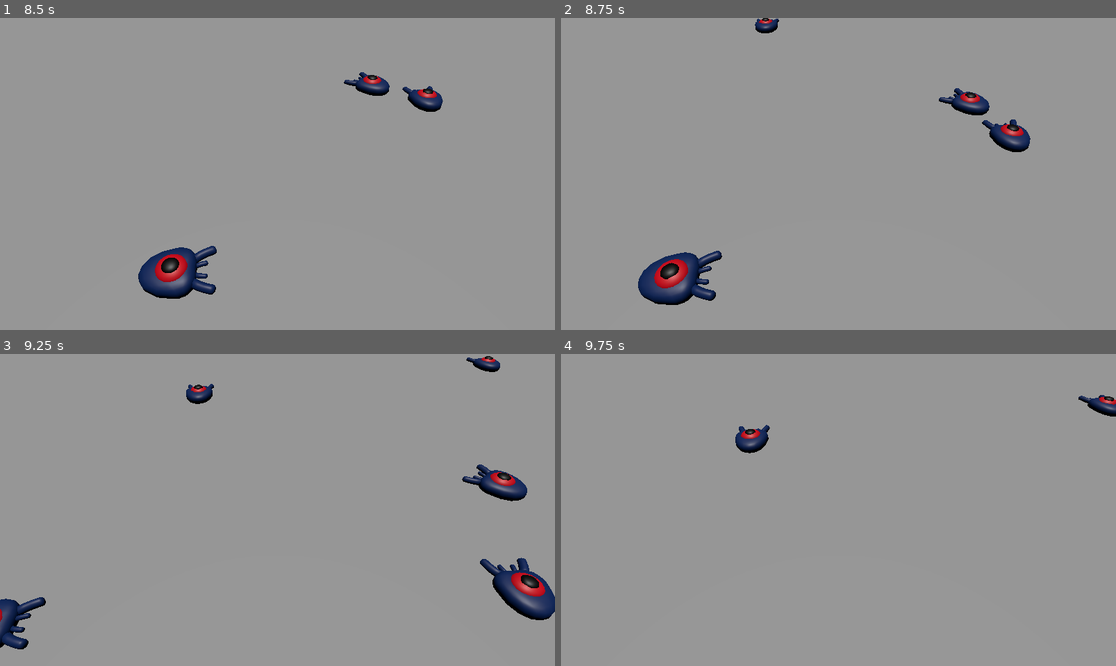
Above: before the commit, frames 1-4 (two rows, left to right).
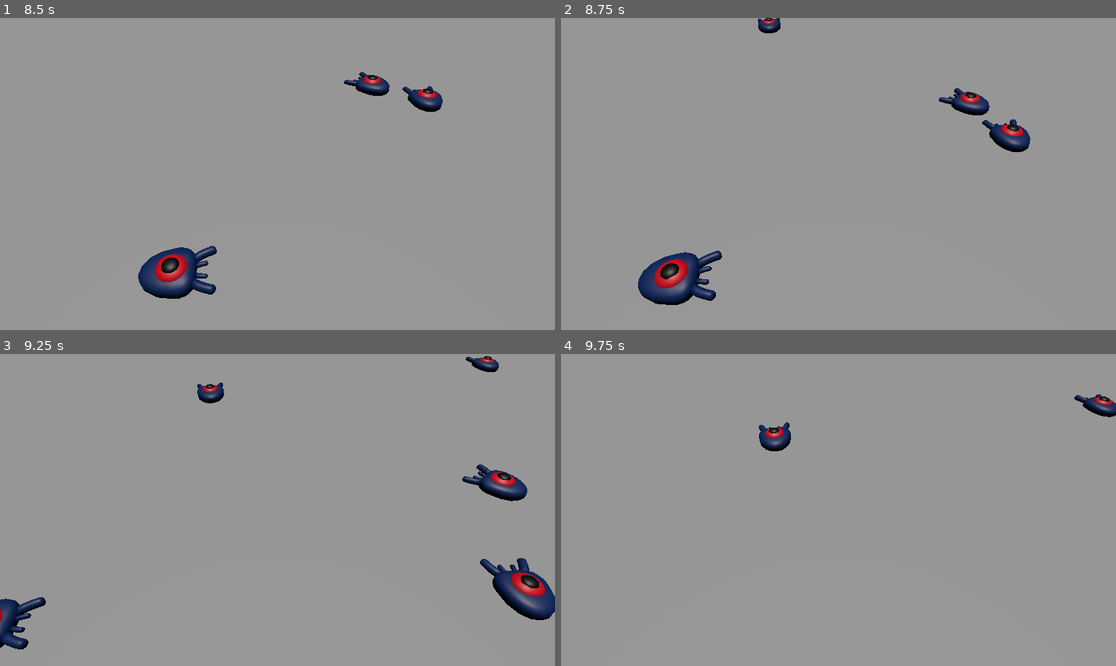
Above: after the commit, the same moments.

Repository: shoul/sqash_the_creeps
Game: Godot game, scene res://main.tscn
The game is run twice, just before and just after one commit, with the same random seed, the same clock (stepped at 60 frames per second) and the same inputs. Before the commit the project has no main scene; this scene is started directly in both runs.
Inputs:
- Up to frame 1 (8.5 s): tap Enter at 0.5 s; hold Right (move_right) 0.53-1.28 s; tap Space (jump) at 0.6, 0.77, 1.07, 1.35, 1.52, 1.82, 2.1, 2.85, 3.02, 3.32, 3.6, 3.77, 4.07, 4.35, 4.52, 4.82, 5.1, 5.85, 6.02, 6.32, 6.6, 6.77, 7.07, 7.35, 7.52, 7.82, 8.1 s; hold Down (move_back) 1.28-2.03 s; hold Right (move_right) 2.03-2.78 s; hold Up (move_forward) 2.78-3.53 s; hold Left (move_left) 3.53-5.03 s; hold Down (move_back) 5.03-5.78 s; hold Right (move_right) 5.78-6.53 s; hold Up (move_forward) 6.53-7.28 s; hold Right (move_right) 7.28-8.03 s; hold Down (move_back) from 8.03 s (still down)
- Up to frame 2 (8.75 s): keep holding Down (move_back)
- Up to frame 3 (9.25 s): release Down (move_back) at 8.78 s; hold Left (move_left) from 8.78 s (still down); tap Space (jump) at 8.85, 9.02 s
- Up to frame 4 (9.75 s): tap Space (jump) at 9.32, 9.6 s; release Left (move_left) at 9.53 s; hold Up (move_forward) from 9.53 s (still down)

Frame 1 is identical in both runs. In frame 2, 0.1% of the frame differs, in the area x 34-40%, y 0-5%; in frame 3, 0.4%; in frame 4, 1.0%, in the area x 31-100%, y 12-32%.
Error after the commit: Invalid operands 'Vector3' and 'float' in operator '>'. (res://player.gd:59)

Commit message:
Add squash mob functionality.

Diff:
--- a/mob.gd
+++ b/mob.gd
@@ -1,9 +1,16 @@
 extends CharacterBody3D
+# Emitted when the player jumped on the mob.
+signal squashed
 
 # Minimum speed of the mob in m / s
 @export var min_speed: int = 10
 # Maximum speed of the mob in m / s
 @export var max_speed: int = 18
+
+
+func squash():
+	squashed.emit()
+	queue_free()
 
 
 func _physics_process(_delta):
--- a/player.gd
+++ b/player.gd
@@ -1,17 +1,22 @@
 extends CharacterBody3D
 
 # How fast the player moves in meters per second.
-@export var speed: int = 14
+@export var speed = 14
 # The downward acceleration when in the air, in meters per second squared.
-@export var fall_acceleration: int = 75
+@export var fall_acceleration = 75
 # Vertical impuleapplied to the character upon jumping in meter per second.
-@export var jump_impulse: int = 20
+@export var jump_impulse = 20
+# Vertical impulse applied to the caracter upon bouncing over a mob in
+# meters per second.
+@export var bounce_impulse = 16
 
 var target_velocity: Vector3 = Vector3.ZERO
 
 
 func _physics_process(delta):
-	var direction: Vector3 = Vector3.ZERO
+	var direction = Vector3.ZERO
+	var collision
+	var collided_mob
 
 	if Input.is_action_pressed("move_right"):
 		direction.x += 1
@@ -38,6 +43,27 @@
 	if is_on_floor() and Input.is_action_just_pressed("jump"):
 		target_velocity.y = jump_impulse
 
+	# Iterate through all collisions that occurred this frame
+	for index in range(get_slide_collision_count()):
+		# We get one of the collisions with the player
+		collision = get_slide_collision(index)
+
+		# If the collision is with the ground
+		if collision.get_collider() == null:
+			continue
+
+		# If the collision is with a mob
+		if collision.get_collider().is_in_group("mob"):
+			collided_mob = collision.get_collider()
+			# We check that we are hitting it from above.
+			if Vector3.UP.dot(collision.get_normal() > 0.1):
+				# If so, we sqash it and bounce.
+				collided_mob.sqash()
+				target_velocity.y = bounce_impulse
+				# Prevent futher duplicate calls.
+				break
+
+
 	# Moving the Character
 	velocity = target_velocity
 	move_and_slide()
--- a/project.godot
+++ b/project.godot
@@ -11,6 +11,7 @@
 [application]
 
 config/name="Squash The Creeps"
+run/main_scene="res://main.tscn"
 config/features=PackedStringArray("4.3", "Forward Plus")
 config/icon="res://icon.svg"
 
